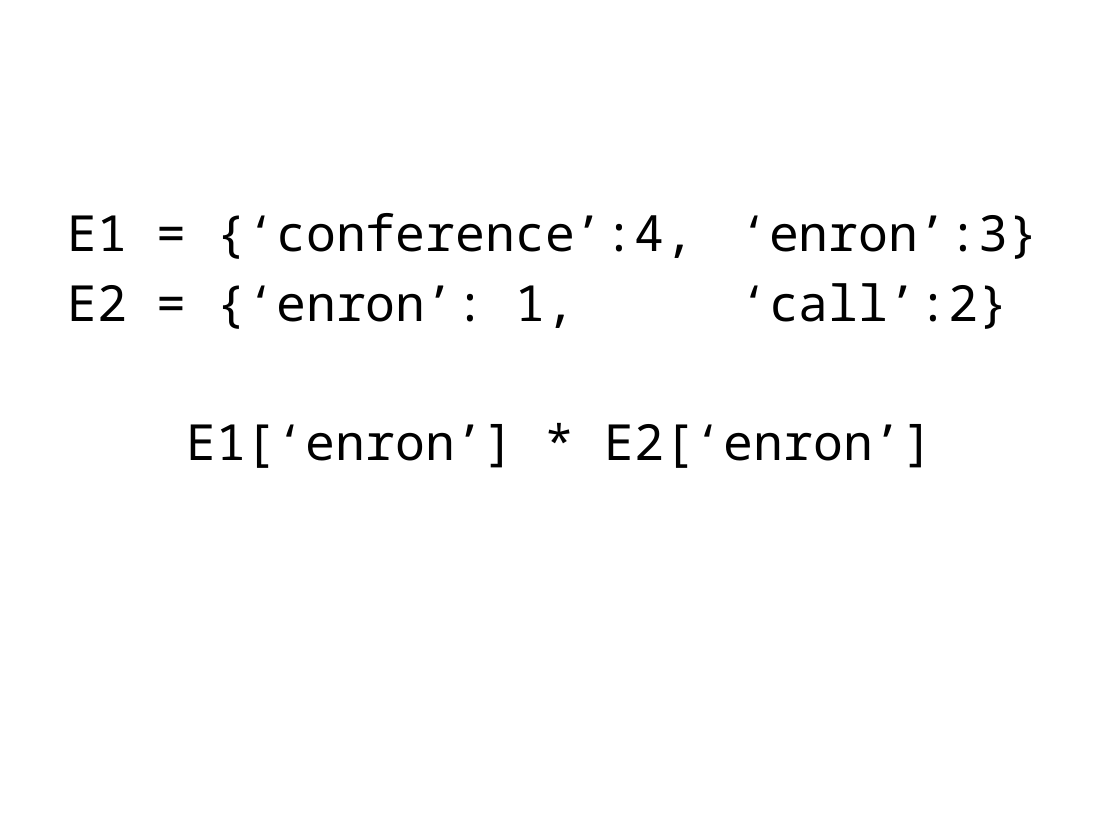
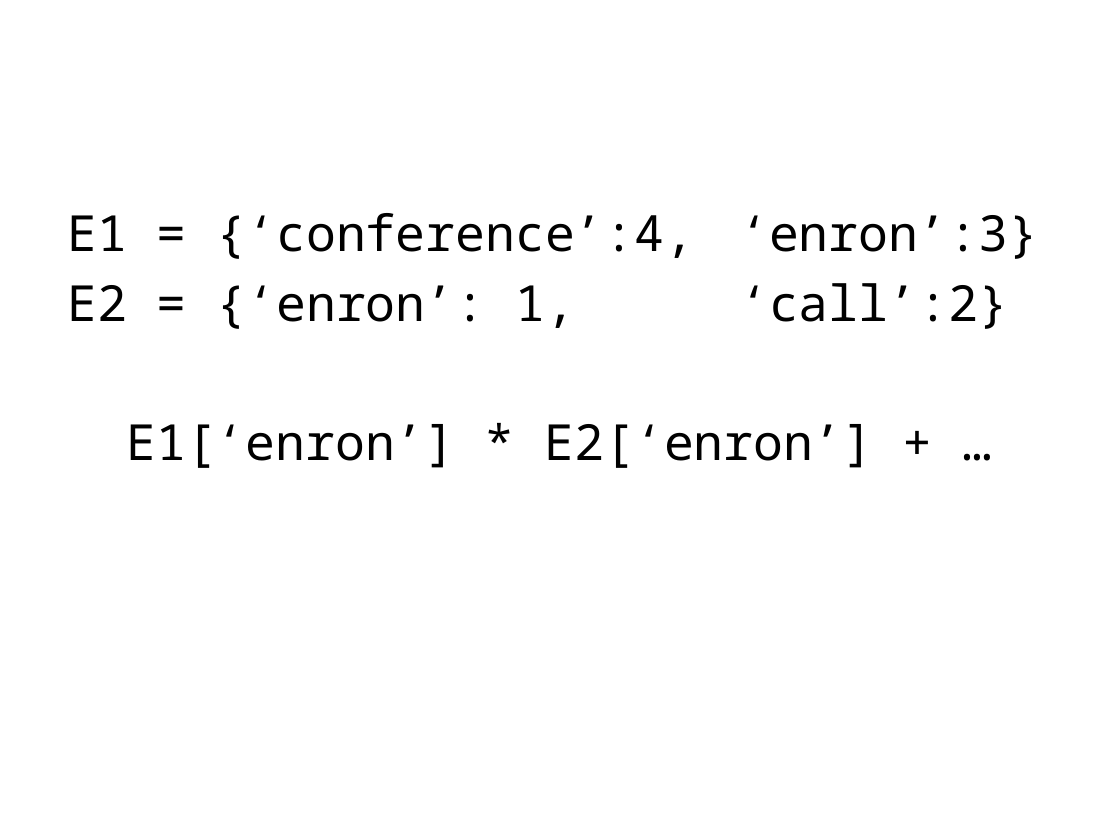
Before and after one commit to dataiap/dataiap, a slide deck: slide 33 of lectures/day4.pptx. Drawn at 1120x840 pixels with LibreOffice and Linux fonts; fonts in the diff are those of the drawing. Boxes give left, top, right and bottom in pixels: in the first picture for what was removed or moved away, otherwise in the second. Text is boxed around its words. In the diff, an @@ line names an element or a change of style, - is before the commit and + after.

```diff
--- a/lectures/day4.pptx
+++ b/lectures/day4.pptx
@@ text at [126,424,874,468]: text changed @@
-E1[‘enron’] * E2[‘enron’]
+E1[‘enron’] * E2[‘enron’] + …
```
Also in this commit, not shown: 3 other slides changed, 1 slide added, 1 other file.
